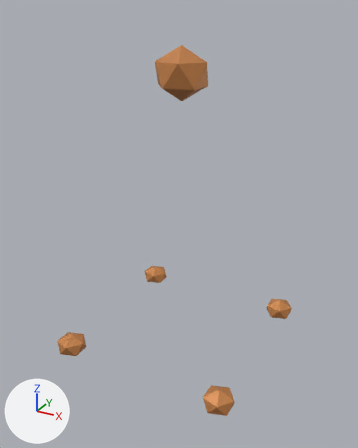
Renders of the Blender file art/blend/standard.blend from each side of a commit.
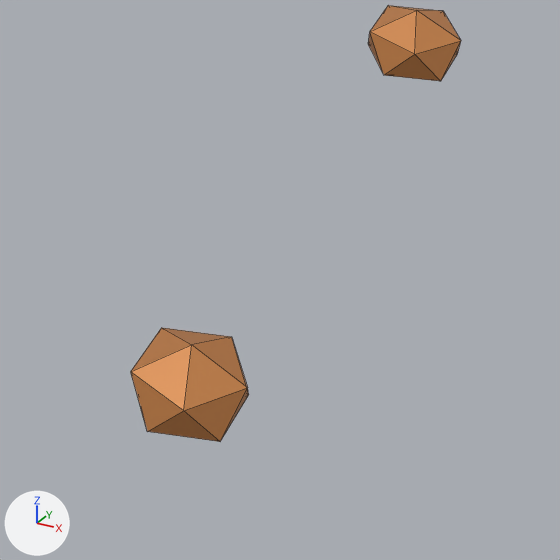
The first picture shows the older version from a camera (50 mm lens) standing at (1.067, -1.965, 1.919) and looking at (0.008, -0.039, 0.956). The close-ups show the older and then the newer version on the part from 47% to 89% of the width and 66% to 100% of the height of that picture. Only the edits that show in the close-ups are written down. Lighting does not change. The marker at lower left points along +X, +Y and +Z. The close-ups show mesh edges as thin lines. The same objects are shown in both versions, whatever each file hides.

Before the edit, the objects in view are built like this:
```python
me_icosphere_002 = bpy.data.meshes.new('Icosphere.002')
me_icosphere_002.from_pydata(...)  # an icosphere of 20 faces spanning x -0.89..0.89, y -0.85..0.85, z -1.0..1.0
me_icosphere_002.materials.append(mat_rome_trim)  # orange #cd884e
me_icosphere_003 = bpy.data.meshes.new('Icosphere.003')
me_icosphere_003.from_pydata(...)  # an icosphere of 20 faces spanning x -0.89..0.89, y -0.85..0.85, z -1.0..1.0
me_icosphere_003.materials.append(mat_rome_trim)  # orange #cd884e
me_icosphere_004 = bpy.data.meshes.new('Icosphere.004')
me_icosphere_004.from_pydata(...)  # an icosphere of 20 faces spanning x -0.89..0.89, y -0.85..0.85, z -1.0..1.0
me_icosphere_004.materials.append(mat_rome_trim)  # orange #cd884e
ob_banner_finial = bpy.data.objects.new('Banner finial', me_icosphere_004)
ob_banner_finial.parent = ob_standard
ob_banner_finial.location = (0.0, 0.0, 1.65)
ob_banner_finial.scale = (0.135, 0.12, 0.118)
ob_inlaid_corner_boss_002 = bpy.data.objects.new('Inlaid corner boss.002', me_icosphere_002)
ob_inlaid_corner_boss_002.parent = ob_standard
ob_inlaid_corner_boss_002.location = (0.41, -0.41, 0.343)
ob_inlaid_corner_boss_002.scale = (0.08, 0.08, 0.058)
ob_inlaid_corner_boss_003 = bpy.data.objects.new('Inlaid corner boss.003', me_icosphere_003)
ob_inlaid_corner_boss_003.parent = ob_standard
ob_inlaid_corner_boss_003.location = (0.41, 0.41, 0.343)
ob_inlaid_corner_boss_003.scale = (0.08, 0.08, 0.058)
```
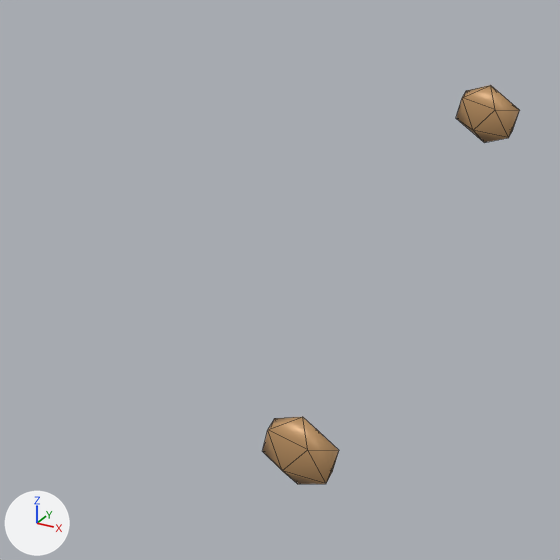
Where the change shows, as pixel boxes [x1, y1, x2, y2] in the close-ups (560 x 560 px):
'Inlaid corner boss.002', recoloured, shading changed, moved, rescaled (not visible afterwards): before [131, 328, 249, 442]
'Inlaid corner boss.003', recoloured, shading changed, moved, rescaled (17% narrower, 12% shorter): before [368, 5, 461, 81]; after [262, 417, 339, 484]
'Banner finial', recoloured, shading changed, moved, rescaled (not visible before): after [456, 85, 520, 143]
part 1 of me_icosphere_002, shading changed: before [131, 328, 249, 442]; after [262, 417, 339, 484]
part 2 of me_icosphere_003, shading changed: before [368, 5, 461, 81]; after [456, 85, 520, 143]

The change, as a diff of the scene's bpy script:
```diff
--- a/art/blend/standard.blend.py
+++ b/art/blend/standard.blend.py
@@ mat_gold @@
+mat_gold = principled_material('gold')
+mat_gold.base_color = (0.546, 0.314, 0.138)  # orange #c39868
+mat_gold.metallic = 0.17
+mat_gold.roughness = 0.45
@@ me_icosphere_001 @@
 me_icosphere_001.from_pydata(...)  # 12 vertices, 20 faces; spans x -0.89..0.89, y -0.85..0.85, z -1.0..1.0
-me_icosphere_001.materials.append(mat_rome_trim)  # orange #cd884e
+me_icosphere_001.materials.append(mat_gold)  # orange #c39868
@@ me_icosphere_002 @@
 me_icosphere_002.from_pydata(...)  # 12 vertices, 20 faces; spans x -0.89..0.89, y -0.85..0.85, z -1.0..1.0
 # used by ob_inlaid_corner_boss_002; parent = ob_standard; location = (0.41, -0.41, 0.343); scale = (0.08, 0.08, 0.058)
-me_icosphere_002.materials.append(mat_rome_trim)  # orange #cd884e
+# me_icosphere_002 part 1: all faces are now shaded smooth (20 of 20 changed)
+me_icosphere_002.materials.append(mat_gold)  # orange #c39868
@@ me_icosphere_003 @@
 me_icosphere_003.from_pydata(...)  # 12 vertices, 20 faces; spans x -0.89..0.89, y -0.85..0.85, z -1.0..1.0
 # used by ob_inlaid_corner_boss_003; parent = ob_standard; location = (0.41, 0.41, 0.343); scale = (0.08, 0.08, 0.058)
-me_icosphere_003.materials.append(mat_rome_trim)  # orange #cd884e
+# me_icosphere_003 part 2: all faces are now shaded smooth (20 of 20 changed)
+me_icosphere_003.materials.append(mat_gold)  # orange #c39868
@@ me_icosphere_004 @@
 me_icosphere_004.from_pydata(...)  # 12 vertices, 20 faces; spans x -0.89..0.89, y -0.85..0.85, z -1.0..1.0
-me_icosphere_004.materials.append(mat_rome_trim)  # orange #cd884e
+me_icosphere_004.materials.append(mat_gold)  # orange #c39868
@@ ob_inlaid_corner_boss_002 @@
 ob_inlaid_corner_boss_002.parent = ob_standard
-ob_inlaid_corner_boss_002.location = (0.41, -0.41, 0.343)
-ob_inlaid_corner_boss_002.scale = (0.08, 0.08, 0.058)
+ob_inlaid_corner_boss_002.location = (-0.54, 0.38, 0.275)
+ob_inlaid_corner_boss_002.scale = (0.052, 0.0198, 0.052)
@@ ob_inlaid_corner_boss_003 @@
 ob_inlaid_corner_boss_003.parent = ob_standard
-ob_inlaid_corner_boss_003.location = (0.41, 0.41, 0.343)
-ob_inlaid_corner_boss_003.scale = (0.08, 0.08, 0.058)
+ob_inlaid_corner_boss_003.location = (0.54, -0.38, 0.275)
+ob_inlaid_corner_boss_003.scale = (0.052, 0.0198, 0.052)
@@ ob_banner_finial @@
 ob_banner_finial = bpy.data.objects.new('Banner finial', me_icosphere_004)
-ob_banner_finial.parent = ob_standard
-ob_banner_finial.location = (0.0, 0.0, 1.65)
-ob_banner_finial.scale = (0.135, 0.12, 0.118)
+ob_banner_finial.parent = ob_fortification
+ob_banner_finial.location = (0.54, 0.38, 0.275)
+ob_banner_finial.scale = (0.052, 0.0198, 0.052)
@@ ob_fortification @@
+ob_fortification = bpy.data.objects.new('Fortification', None)
+ob_fortification.location = (0.0, 0.0, 0.0)
+ob_fortification.hide_set(True)  # its collection is switched off
```
